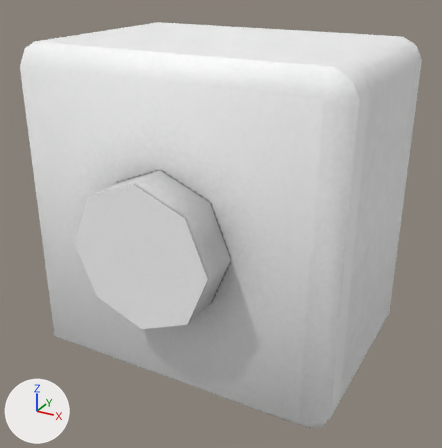
A saved change to the FBX model Assets/Meshes/door.fbx.
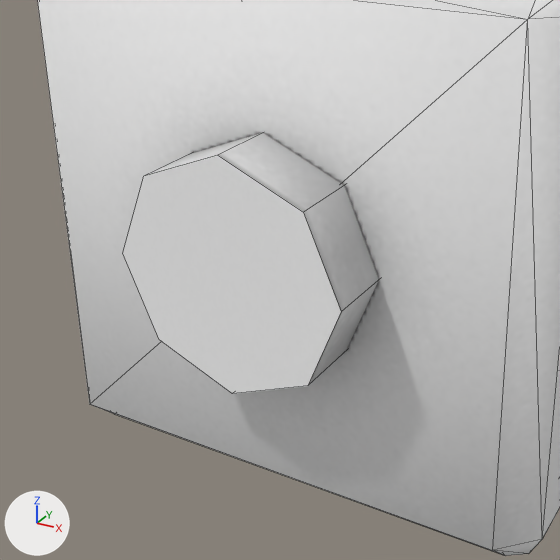
Old and new are each drawn from a 50 mm lens placed at (-0.7555, -0.1476, 0.593), pointed at (-0.7976, -0.071, 0.5547) and again close up on the part from 0% to 77% of the width and 20% to 96% of the height. Arrows for +X, +Y and +Z are at lower left; the lights stay in place. The close-ups show mesh edges as thin lines. Where no turn or scale is listed for an object, it has been applied to the vertices.

Objects in the first close-up: 'bell-base', 'bell-button'.
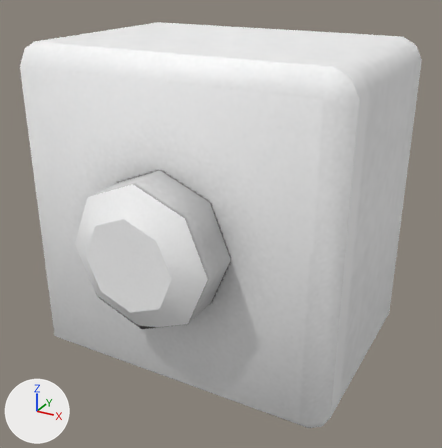
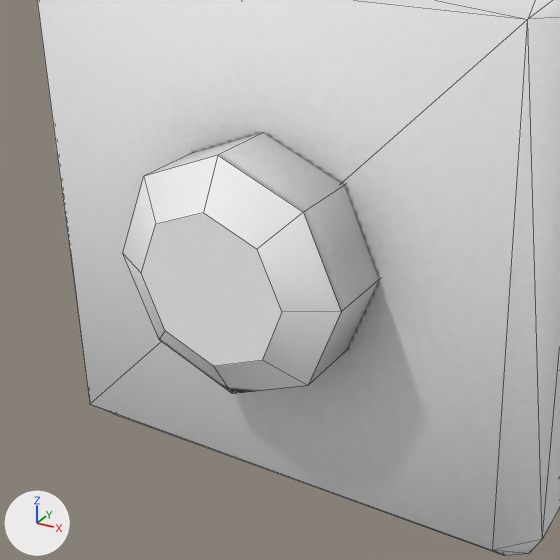
The change in detail:
me_cylinder is used by ob_bell_button; location (-0.8091, -0.0574, 0.5485).
me_cylinder had 16 vertices, 9 faces and spanned x -0.0129..0.0129, y -0.0203..-0.0037, z -0.0129..0.0129.
me_cylinder now has 24 vertices, 17 faces and spans x -0.0129..0.0129, y -0.023..-0.0037, z -0.0129..0.0129.
Part 1, on me_cylinder:
1 face is deleted.
8 vertices are added at x -0.0082..0.0082, y -0.023, z -0.0082..0.0082.
9 new faces join them.

Where the change shows, as pixel boxes [x1, y1, x2, y2] in the close-ups (560 x 560 px):
part 1 of me_cylinder, built on
    both: [123, 155, 341, 394]
